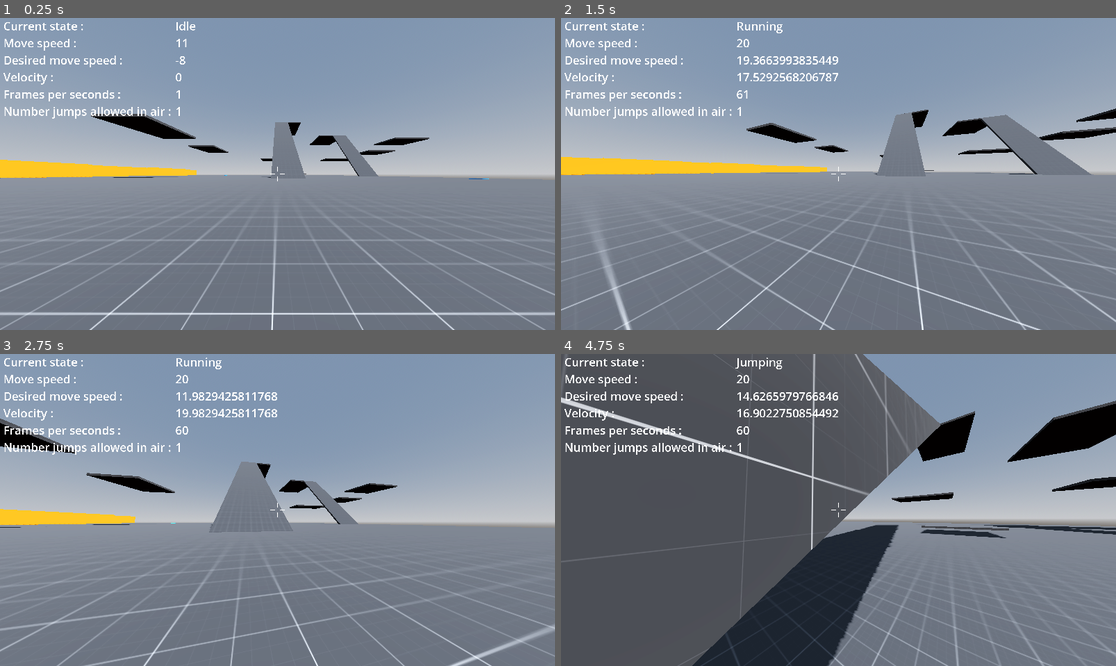
Above: before the commit, frames 1-4 (two rows, left to right).
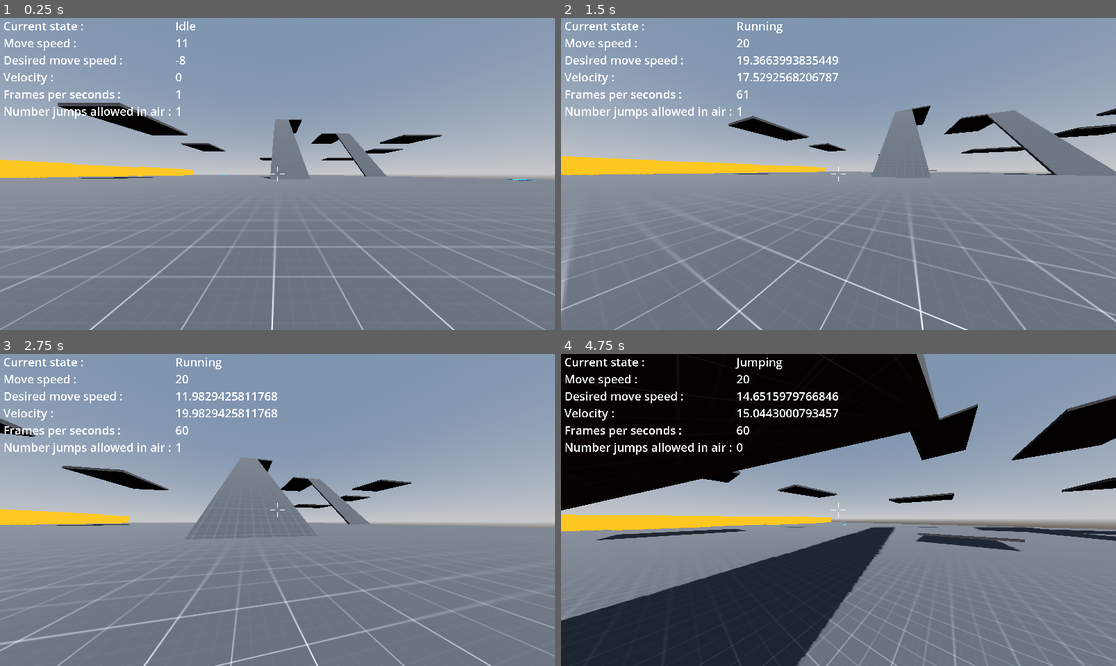
Above: after the commit, the same moments.

Repository: Wolf-64/Godot-Advanced-FPS-Controller-Template-CSharp
Game: Godot game, scene res://Scenes/Level3Scene.tscn
Same seed, same stepped clock (60 frames per second), same inputs: the game is played once before the commit and once after it. Before the commit the project starts from res://Scenes/Levels/Level3Scene.tscn.
Inputs (mouse positions are in pixels of both pictures, inside the frame that each line leads up to):
- Up to frame 1 (0.25 s): no input
- Up to frame 2 (1.5 s): move the mouse to (866, 174) at 0.52 s; hold W (moveForward) from 0.53 s (still down); tap Shift (run) at 0.6 s; tap Space (jump) at 0.77 s; move the mouse to (810, 174) at 1.27 s; tap Ctrl (dash) at 1.35 s
- Up to frame 3 (2.75 s): keep holding W (moveForward); tap Space (jump) at 1.52 s; tap Shift (run) at 1.55, 2.1 s; move the mouse to (288, 503) at 2.02 s
- Up to frame 4 (4.75 s): keep holding W (moveForward); move the mouse to (832, 516) at 2.77 s; tap Shift (run) at 2.85, 3.8, 4.35 s; tap Space (jump) at 3.02, 3.77, 4.52 s; move the mouse to (877, 513) at 3.52 s; tap Ctrl (dash) at 3.6 s; move the mouse to (794, 506) at 4.27 s

The runs differ from the first frame. In frame 1, 3.0% of the frame differs, in the area x 0-100%, y 27-96%; in frame 2, 4.6%; in frame 3, 4.0%; in frame 4, 54%, in the area x 0-100%, y 0-100%.

Commit message:
update1

Diff:
--- a/Scenes/Levels/Level3Scene.tscn
+++ b/Scenes/Level3Scene.tscn
@@ -1,9 +1,9 @@
 [gd_scene load_steps=14 format=3 uid="uid://oj3blpxqf1bl"]
 
-[ext_resource type="PackedScene" uid="uid://bwggrf7sbmkcv" path="res://Scenes/PlayerCharacters/PlayerCharacterV2Scene.tscn" id="1_ur3pi"]
-[ext_resource type="Script" path="res://Scripts/Others/JumppadScript.gd" id="2_8nruh"]
-[ext_resource type="Texture2D" uid="uid://c3wt61i40kd0n" path="res://Arts/Textures/kenney_prototype_textures/dark/texture_03.png" id="3_f7i47"]
-[ext_resource type="Texture2D" uid="uid://cosanfwg57e4y" path="res://Arts/Textures/kenney_prototype_textures/orange/texture_03.png" id="4_mleog"]
+[ext_resource type="PackedScene" uid="uid://bwggrf7sbmkcv" path="res://Scenes/PlayerCharacterV2Scene.tscn" id="1_k3b4y"]
+[ext_resource type="Texture2D" uid="uid://cosanfwg57e4y" path="res://Arts/Textures/kenney_prototype_textures/orange/texture_03.png" id="2_2pxo8"]
+[ext_resource type="Texture2D" uid="uid://c3wt61i40kd0n" path="res://Arts/Textures/kenney_prototype_textures/dark/texture_03.png" id="3_wjaii"]
+[ext_resource type="Script" path="res://Scripts/Others/JumppadScript.gd" id="4_vtgn2"]
 
 [sub_resource type="ProceduralSkyMaterial" id="ProceduralSkyMaterial_fjbi6"]
 sky_horizon_color = Color(0.64625, 0.65575, 0.67075, 1)
@@ -50,6 +50,7 @@
 radius = 2.0
 
 [node name="Level3" type="Node3D"]
+transform = Transform3D(1, 0, 0, 0, 1, 0, 0, 0, 1, 0, 0, 0)
 
 [node name="Environment" type="Node3D" parent="."]
 
@@ -62,8 +63,8 @@
 
 [node name="PlayerCharacter" type="Node3D" parent="."]
 
-[node name="PlayerCharacterV2" parent="PlayerCharacter" instance=ExtResource("1_ur3pi")]
-transform = Transform3D(1, 0, 0, 0, 1, 0, 0, 0, 1, -30.2006, 1.89854, 0)
+[node name="PlayerCharacterV2" parent="PlayerCharacter" instance=ExtResource("1_k3b4y")]
+transform = Transform3D(1, 0, 0, 0, 1, 0, 0, 0, 1, -38.5544, 1.54036, 0)
 
 [node name="Map" type="Node3D" parent="."]
 
--- a/project.godot
+++ b/project.godot
@@ -11,9 +11,9 @@
 [application]
 
 config/name="Godot Advanced FPS Controller Plugin Project"
-run/main_scene="res://Scenes/Levels/Level3Scene.tscn"
+run/main_scene="res://Scenes/Level3Scene.tscn"
 config/features=PackedStringArray("4.3", "Forward Plus")
-config/icon="res://icon.svg"
+config/icon="res://Arts/Icon/Icon.png"
 
 [display]
 
Binary file added: Arts/Icon/Icon.png
Not shown, added: Arts/Icon/Icon.png.import
Not shown: 5 places in Scenes/Level3Scene.tscn that only renumber resources
Renamed: Scenes/PlayerCharacters/PlayerCharacterV2Scene.tscn -> Scenes/PlayerCharacterV2Scene.tscn
Not shown, removed: Scenes/PlayerCharacters/Pla7158.tmp
